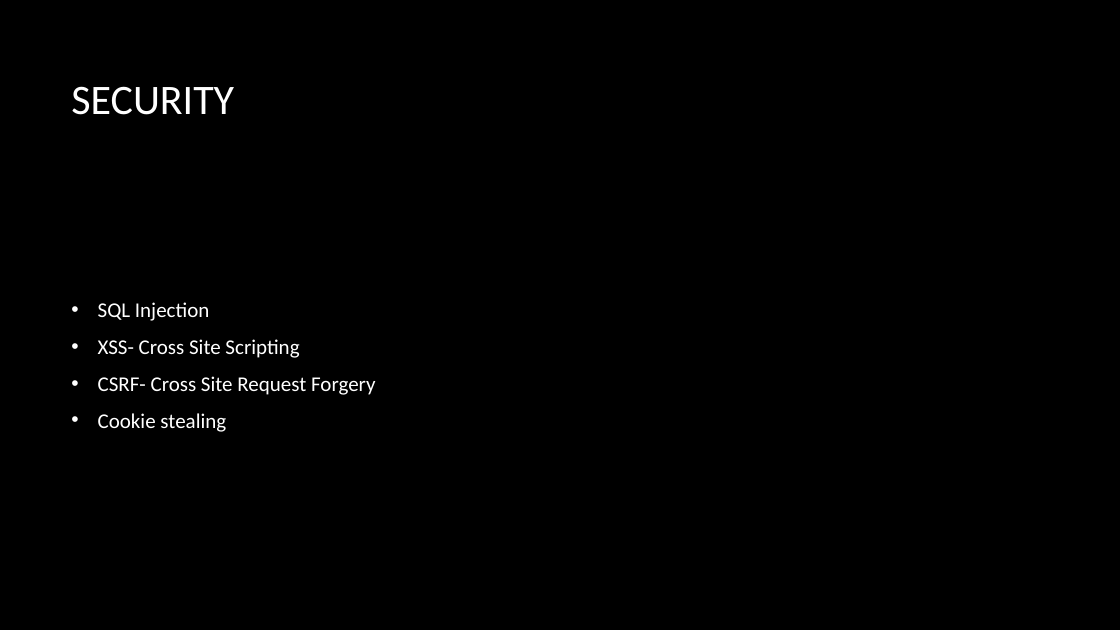
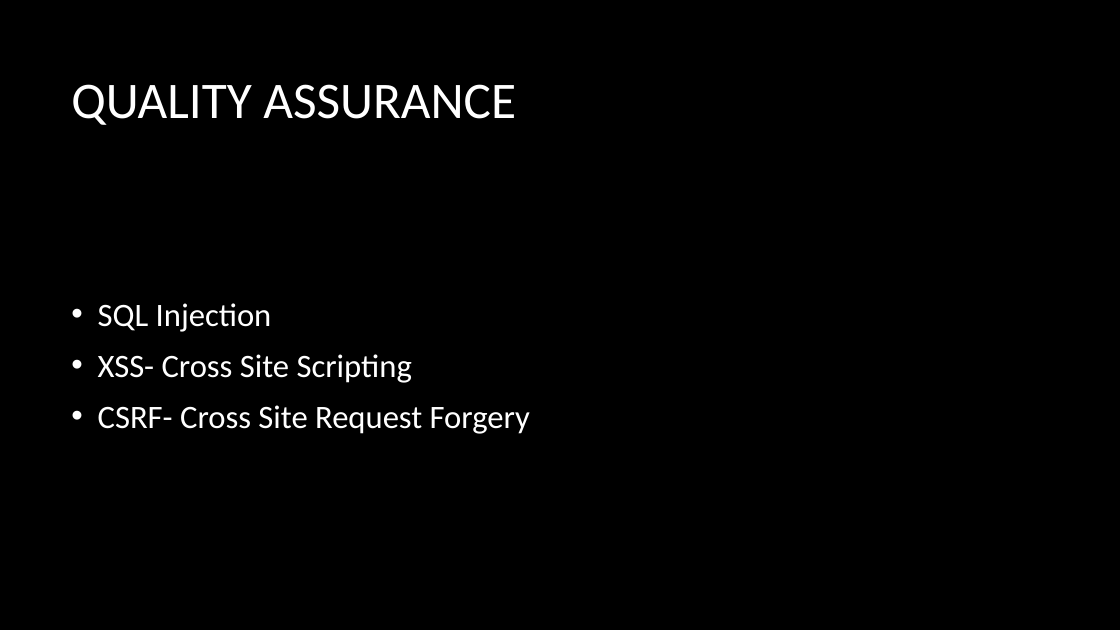
Before and after one commit to KBarros2014/TEAMB, a slide deck: slide 2 of site/documents/Final Presentation/final presentation.pptx (slide 3 before the commit). Drawn at 1120x630 pixels with LibreOffice and Linux fonts; fonts in the diff are those of the drawing; background and template pictures are left out. Boxes give left, top, right and bottom in pixels: in the first picture for what was removed or moved away, otherwise in the second. Text is boxed around its words. In the diff, an @@ line names an element or a change of style, - is before the commit and + after.

```diff
--- a/site/documents/Final Presentation/final presentation.pptx
+++ b/site/documents/Final Presentation/final presentation.pptx
@@ title at (x1=71, y1=84, x2=516, y2=125): text changed; size 36 to 44 pt @@
-SECURITY
+QUALITY ASSURANCE
@@ text "SQL Injection" at (x1=98, y1=303, x2=530, y2=434): size 18 to 28 pt @@
@@ text at (x1=98, y1=413, x2=226, y2=432): paragraph removed @@
-• Cookie stealing
```
Also in this commit, not shown: 1 other slide changed, 6 slides added, 5 slides removed.
